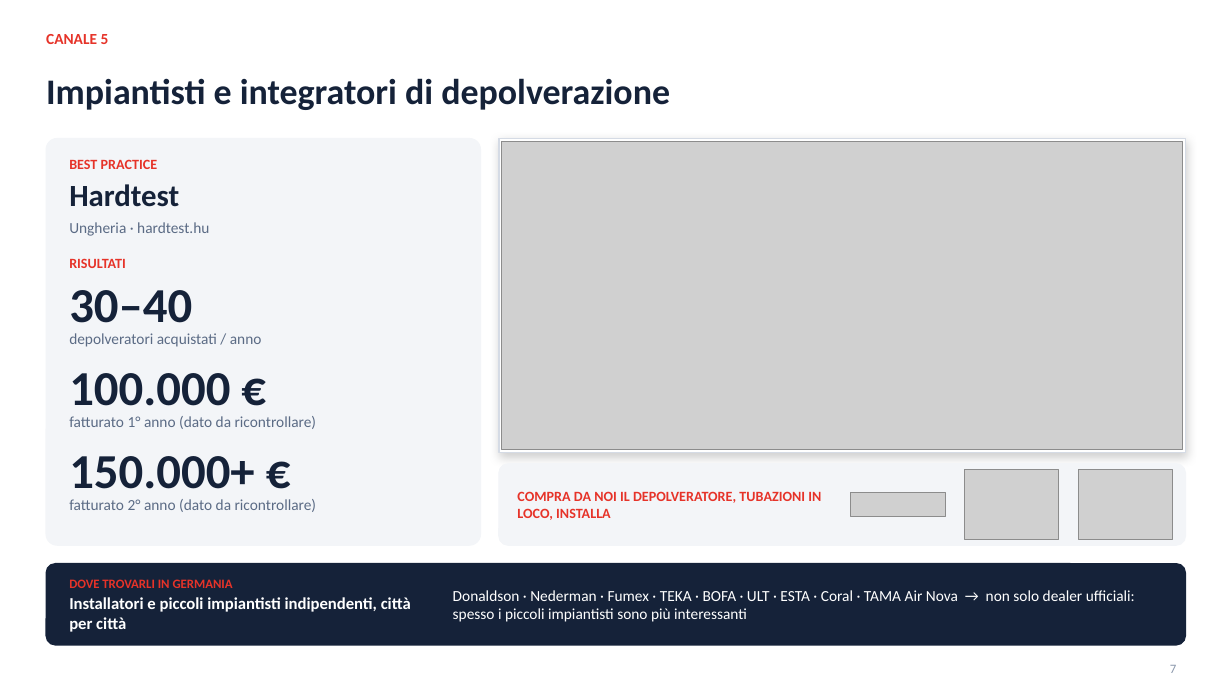
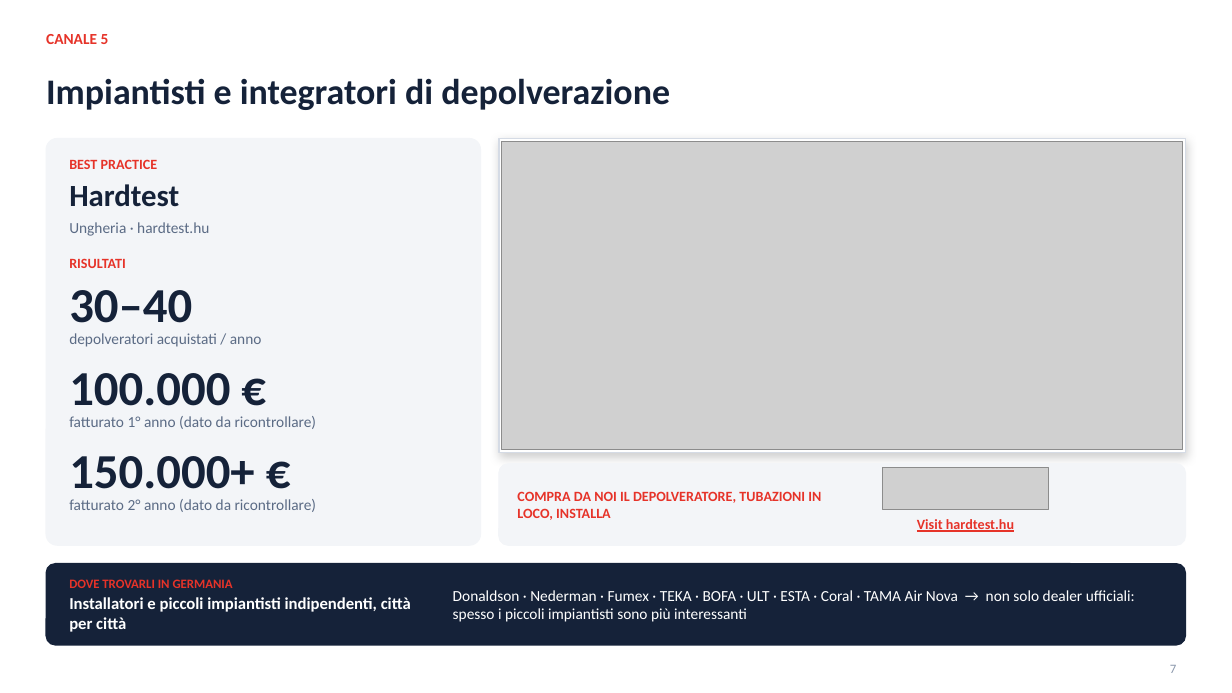
Before and after one commit to rarmentaro1204/routinedupuy, a slide deck: slide 7 of DUPUY_Germania_Canali.pptx. Drawn at 1232x693 pixels with LibreOffice and Linux fonts; fonts in the diff are those of the drawing; grey boxes stand for pictures; background and template pictures are left out. Boxes give left, top, right and bottom in pixels: in the first picture for what was removed or moved away, otherwise in the second. Text is boxed around its words. In the diff, an @@ line names an element or a change of style, - is before the commit and + after.

```diff
--- a/DUPUY_Germania_Canali.pptx
+++ b/DUPUY_Germania_Canali.pptx
@@ picture: place and size @@
-picture at (851,493,946,517)
+picture at (883,468,1049,509)
@@ picture removed at (965,470,1058,540) @@
@@ picture removed at (1079,470,1172,540) @@
@@ text added at (917,519,1014,532), 11 pt, text #E63329, bold, underline @@
+Visit hardtest.hu
```
Also in this commit, not shown: 3 other slides changed, 2 other files.
